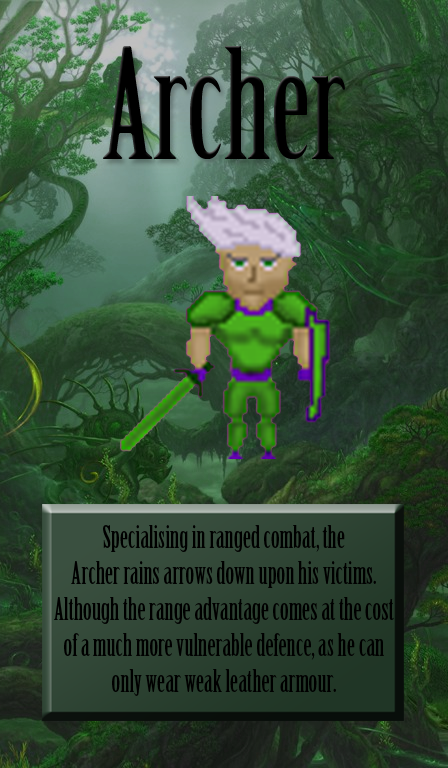
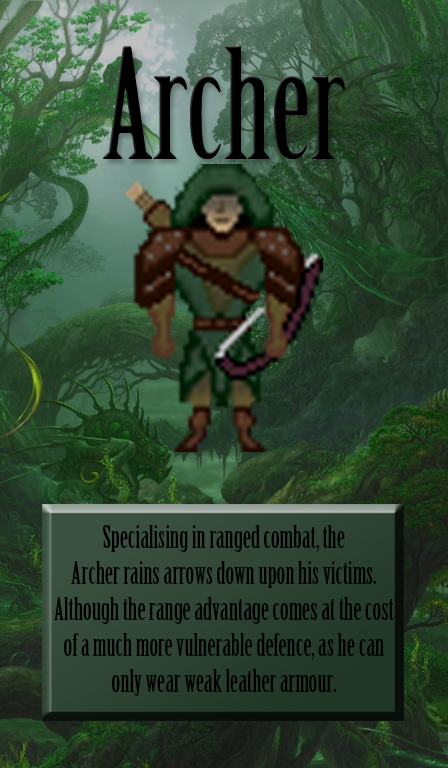
The second w=448, h=768 image is a revision of the first. Changes to its layers:
renamed "Layer 2" to "Layer 3", painted on it over (116, 164, 331, 459)
